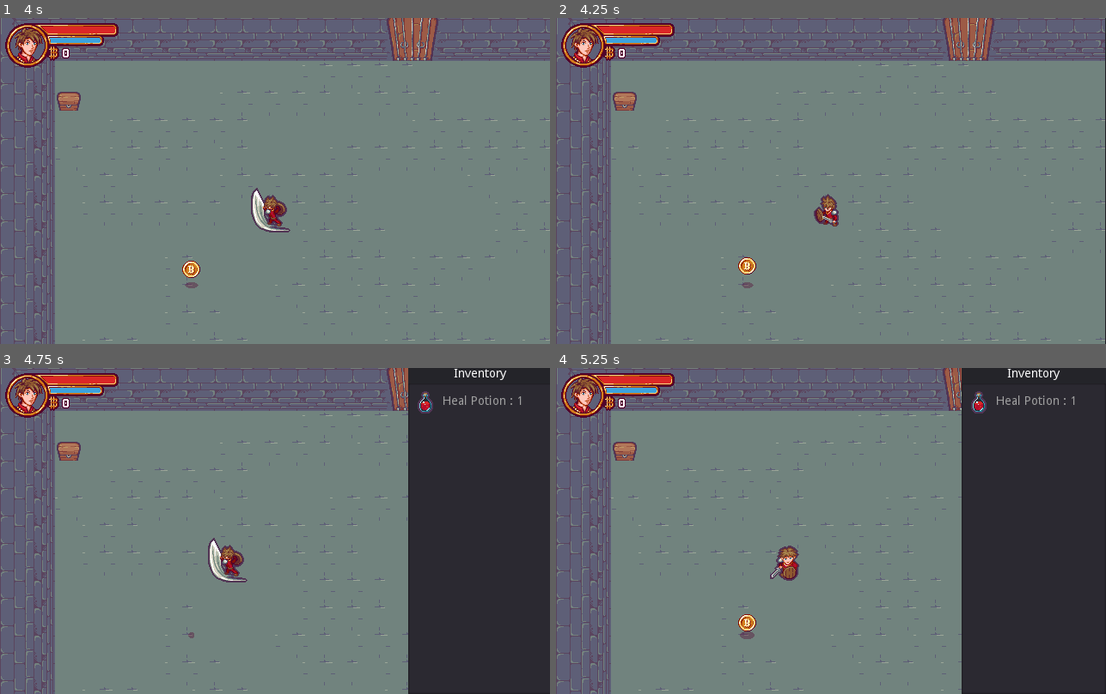
Above: before the commit, frames 1-4 (two rows, left to right).
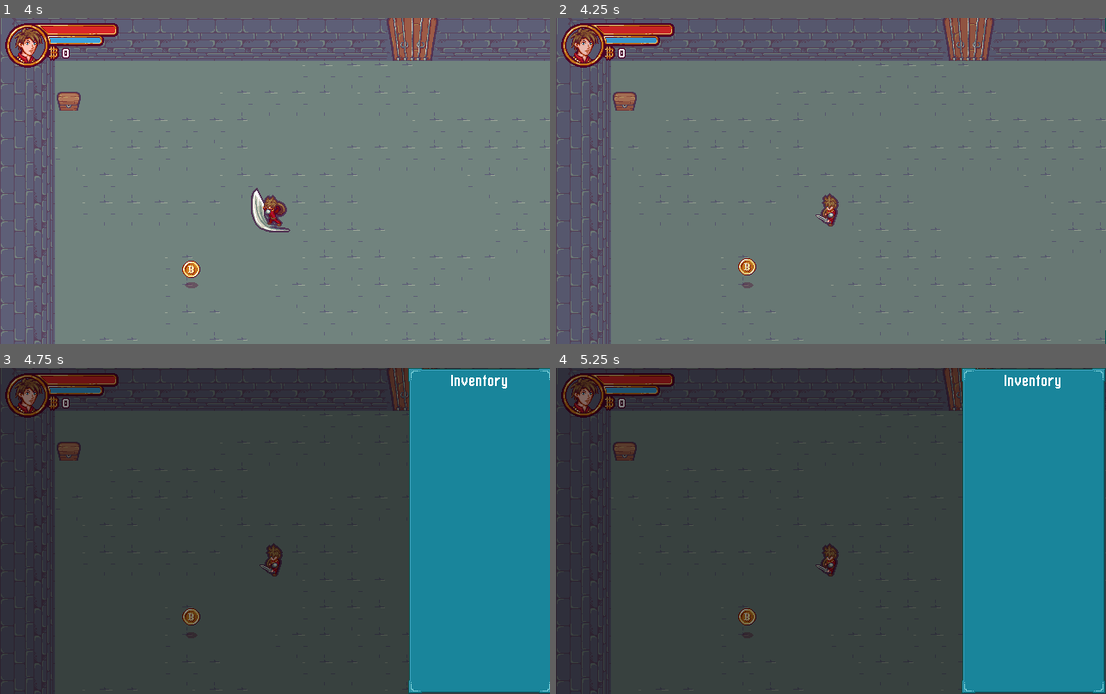
Above: after the commit, the same moments.

Repository: Franofarion/Godot-2D-ZeldIsaac-Tutorial
Game: Godot game, scene res://Scenes/Levels/Level.tscn
Same seed, same stepped clock (60 frames per second), same inputs: the game is played once before the commit and once after it.
Inputs:
- Up to frame 1 (4 s): tap Enter (ui_accept) at 0.5, 0.77, 1.52, 2.75, 3.02, 3.77 s; hold Right (ui_right) 0.53-1.28 s; hold Shift (block) 0.53-1.28 s; hold Down (ui_down) 1.28-2.03 s; tap Shift (block) at 1.35, 2.85 s; hold Right (ui_right) 2.03-2.78 s; hold Shift (block) 2.03-2.78 s; hold Up (ui_up) 2.78-3.53 s; hold Left (ui_left) from 3.53 s (still down); hold Shift (block) from 3.53 s (still down)
- Up to frame 2 (4.25 s): keep holding Left (ui_left); keep holding Shift (block); tap I (inventory) at 4.15 s
- Up to frame 3 (4.75 s): keep holding Left (ui_left); release Shift (block) at 4.28 s; tap Shift (block) at 4.35 s; tap Enter (ui_accept) at 4.52 s
- Up to frame 4 (5.25 s): release Left (ui_left) at 5.03 s; hold Down (ui_down) from 5.03 s (still down); hold Shift (block) from 5.03 s (still down)

Frame 1 is identical in both runs. In frame 2, 0.5% of the frame differs, in the area x 33-100%, y 0-100%; in frame 3, 100%, in the area x 0-100%, y 0-100%; in frame 4, 100%.

Commit message:
inventory 2/x, inventory theme and pause game

Diff:
--- a/Scenes/Levels/ItemFactory.gd
+++ b/Scenes/Levels/ItemFactory.gd
@@ -9,7 +9,6 @@
 
 
 func _spawn_item(item_data: ItemData, pos: Vector2) -> void:
-	print('_spawn_item : ' + item_data.item_name)
 	var item = item_scene.instance()
 
 	owner.add_child(item)
--- a/Scenes/Levels/Level.tscn
+++ b/Scenes/Levels/Level.tscn
@@ -9,7 +9,7 @@
 [ext_resource path="res://Scenes/UI/HUD/HUD_Mask.png" type="Texture" id=7]
 [ext_resource path="res://Scenes/UI/HUD/Portrait.png" type="Texture" id=8]
 [ext_resource path="res://Scenes/UI/HUD/HUD.png" type="Texture" id=9]
-[ext_resource path="res://Scenes/UI/Font/BabaMediumPixels.ttf" type="DynamicFontData" id=10]
+[ext_resource path="res://Themes/Font/BabaMediumPixels.ttf" type="DynamicFontData" id=10]
 [ext_resource path="res://Scenes/UI/HUD/HUD.gd" type="Script" id=11]
 [ext_resource path="res://Scenes/Levels/ItemFactory.gd" type="Script" id=12]
 [ext_resource path="res://Scenes/Actors/Enemy/Skeleton/Skeleton.tscn" type="PackedScene" id=13]
@@ -21,6 +21,9 @@
 [ext_resource path="res://Scenes/UI/Inventory/InventoryDataManager.gd" type="Script" id=19]
 [ext_resource path="res://Scenes/UI/Inventory/Inventory.gd" type="Script" id=20]
 [ext_resource path="res://Scenes/UI/Inventory/InventoryItemList.gd" type="Script" id=21]
+[ext_resource path="res://Themes/MainTheme.tres" type="Theme" id=22]
+[ext_resource path="res://Scenes/UI/BlackVeil.gd" type="Script" id=23]
+[ext_resource path="res://Resources/ItemData/MP_Potion.tres" type="Resource" id=24]
 
 [sub_resource type="ConvexPolygonShape2D" id=2]
 points = PoolVector2Array( 32, 32, 0, 32, 0, 0, 32, 0 )
@@ -513,8 +516,10 @@
 [node name="UI_Container" type="CanvasLayer" parent="."]
 
 [node name="UI" type="Control" parent="UI_Container"]
+pause_mode = 2
 anchor_right = 1.0
 anchor_bottom = 1.0
+theme = ExtResource( 22 )
 __meta__ = {
 "_edit_lock_": true,
 "_edit_use_anchors_": false
@@ -593,6 +598,18 @@
 "_edit_use_anchors_": false
 }
 
+[node name="BlackVeil" type="ColorRect" parent="UI_Container/UI"]
+light_mask = 0
+anchor_right = 1.0
+anchor_bottom = 1.0
+color = Color( 0, 0, 0, 0 )
+script = ExtResource( 23 )
+__meta__ = {
+"_edit_use_anchors_": false
+}
+
+[node name="Tween" type="Tween" parent="UI_Container/UI/BlackVeil"]
+
 [node name="Inventory" type="Control" parent="UI_Container/UI"]
 anchor_right = 1.0
 anchor_bottom = 1.0
@@ -624,22 +641,26 @@
 [node name="VBoxContainer" type="VBoxContainer" parent="UI_Container/UI/Inventory/Panel"]
 anchor_right = 1.0
 anchor_bottom = 1.0
+margin_left = 8.0
+margin_top = 8.0
+margin_right = -8.0
+margin_bottom = -8.0
 __meta__ = {
 "_edit_lock_": true,
 "_edit_use_anchors_": false
 }
 
 [node name="Label" type="Label" parent="UI_Container/UI/Inventory/Panel/VBoxContainer"]
-margin_right = 168.0
-margin_bottom = 14.0
+margin_right = 152.0
+margin_bottom = 16.0
 text = "Inventory"
 align = 1
 valign = 1
 
 [node name="ItemList" type="ItemList" parent="UI_Container/UI/Inventory/Panel/VBoxContainer"]
-margin_top = 18.0
-margin_right = 168.0
-margin_bottom = 380.0
+margin_top = 20.0
+margin_right = 152.0
+margin_bottom = 364.0
 size_flags_vertical = 3
 script = ExtResource( 21 )
 
@@ -656,8 +677,14 @@
 position = Vector2( 480, 32 )
 
 [node name="Item" parent="." instance=ExtResource( 17 )]
-position = Vector2( 816, 323 )
+position = Vector2( 912, 212 )
 item_data = ExtResource( 18 )
 
+[node name="Item2" parent="." instance=ExtResource( 17 )]
+position = Vector2( 880, 380 )
+item_data = ExtResource( 24 )
+
+[connection signal="hidden_changed" from="UI_Container/UI/Inventory" to="UI_Container/UI/Inventory/Panel/VBoxContainer/ItemList" method="_on_Inventory_hidden_changed"]
+[connection signal="hidden_changed" from="UI_Container/UI/Inventory" to="UI_Container/UI/BlackVeil" method="_on_Inventory_hidden_changed"]
 [connection signal="item_added" from="UI_Container/UI/Inventory/InventoryDataManager" to="UI_Container/UI/Inventory/Panel/VBoxContainer/ItemList" method="_on_InventoryDataManager_item_added"]
 [connection signal="item_removed" from="UI_Container/UI/Inventory/InventoryDataManager" to="UI_Container/UI/Inventory/Panel/VBoxContainer/ItemList" method="_on_InventoryDataManager_item_removed"]
--- /dev/null
+++ b/Scenes/UI/BlackVeil.gd
@@ -0,0 +1,12 @@
+extends ColorRect
+
+onready var tween = $Tween
+
+func fade(fade_in: bool) -> void:
+  var to = 0.5 if fade_in else 0.0
+  tween.interpolate_property(self, "color:a", color.a, to, 0.5)
+  tween.start()
+
+
+func _on_Inventory_hidden_changed(hidden: bool) -> void:
+	fade(!hidden)
--- a/Scenes/UI/Inventory/Inventory.gd
+++ b/Scenes/UI/Inventory/Inventory.gd
@@ -1,6 +1,7 @@
 extends Control
 class_name Inventory
 
+onready var item_list = $Panel/VBoxContainer/ItemList
 onready var tween = $Tween
 onready var panel = $Panel
 onready var hidden_position = rect_position
@@ -39,7 +40,18 @@
   if Input.is_action_just_pressed("inventory"):
     set_hidden(!hidden)
 
+  if hidden:
+      return
+
+  if Input.is_action_just_pressed("ui_up"):
+    item_list.navigate_up()
+
+  if Input.is_action_just_pressed("ui_down"):
+    item_list.navigate_down()
+
+
 ### SIGNAL RESPONSES ###
 
 func _on_hidden_changed(_value: bool) -> void:
   _animation(!hidden)
+  get_tree().paused = !hidden
--- a/Scenes/UI/Inventory/InventoryItemList.gd
+++ b/Scenes/UI/Inventory/InventoryItemList.gd
@@ -1,5 +1,42 @@
 extends ItemList
 class_name InventoryItemList
+
+var selected_item_id := -1 setget set_selected_item_id, get_selected_item_id
+
+signal selected_item_id_changed(id)
+
+### ACCESSORS ###
+func set_selected_item_id(value: int) -> void:
+	if value == -1:
+		selected_item_id = value
+	else:
+		selected_item_id = wrapi(value, 0, get_item_count())
+
+	emit_signal("selected_item_id_changed", selected_item_id)
+func get_selected_item_id() -> int: return selected_item_id
+
+
+### BUILT-IN ###
+func _ready() -> void:
+	var __ = connect("selected_item_id_changed", self, "_on_selected_item_id_changed")
+
+
+### LOGIC ###
+
+func navigate_up() -> void:
+	set_selected_item_id(wrapi(selected_item_id - 1, 0, get_item_count()))
+
+
+func navigate_down() -> void:
+	set_selected_item_id(selected_item_id + 1)
+
+
+func _update_selected_item() -> void:
+	if selected_item_id == -1:
+		unselect_all()
+	else:
+		select(selected_item_id)
+
 
 func _update_item_display(item_amount: ItemAmount) -> void:
 	var item_id = _find_item_in_list(item_amount)
@@ -15,15 +52,31 @@
 		else:
 			set_item_text(item_id, item_text)
 
+
 func _find_item_in_list(item_amount: ItemAmount) -> int:
 	for i in range(get_item_count()):
 		if item_amount == get_item_metadata(i):
 			return i
 	return -1
 
+
+### SIGNAL RESPONSES ###
+
 func _on_InventoryDataManager_item_added(item_amount: ItemAmount):
 	print('1')
 	_update_item_display(item_amount)
 
+
 func _on_InventoryDataManager_item_removed(item_amount: ItemAmount):
 	pass # Replace with function body.
+
+
+func _on_selected_item_id_changed(_id: int) -> void:
+	_update_selected_item()
+
+
+func _on_Inventory_hidden_changed(hidden: bool):
+	if !hidden:
+		set_selected_item_id(0)
+	else:
+		set_selected_item_id(-1)
--- /dev/null
+++ b/Themes/MainTheme.tres
@@ -0,0 +1,37 @@
+[gd_resource type="Theme" load_steps=10 format=2]
+
+[ext_resource path="res://Themes/Sprites/UI_Window.png" type="Texture" id=1]
+[ext_resource path="res://Themes/Font/BabaMediumPixels.ttf" type="DynamicFontData" id=2]
+[ext_resource path="res://Themes/Tileboxes/Selection.tres" type="StyleBox" id=3]
+[ext_resource path="res://Themes/Font/BabaSmallPixel.ttf" type="DynamicFontData" id=4]
+
+[sub_resource type="DynamicFont" id=5]
+size = 8
+font_data = ExtResource( 4 )
+
+[sub_resource type="StyleBoxEmpty" id=3]
+
+[sub_resource type="StyleBoxEmpty" id=4]
+
+[sub_resource type="StyleBoxTexture" id=1]
+texture = ExtResource( 1 )
+region_rect = Rect2( 0, 0, 48, 48 )
+margin_left = 16.0
+margin_right = 16.0
+margin_top = 16.0
+margin_bottom = 16.0
+axis_stretch_horizontal = 2
+axis_stretch_vertical = 2
+
+[sub_resource type="DynamicFont" id=2]
+font_data = ExtResource( 2 )
+
+[resource]
+default_font = SubResource( 2 )
+ItemList/colors/font_color = Color( 1, 1, 1, 1 )
+ItemList/fonts/font = SubResource( 5 )
+ItemList/styles/bg = SubResource( 3 )
+ItemList/styles/bg_focus = SubResource( 4 )
+ItemList/styles/selected = ExtResource( 3 )
+ItemList/styles/selected_focus = ExtResource( 3 )
+Panel/styles/panel = SubResource( 1 )
--- /dev/null
+++ b/Themes/Tileboxes/Selection.tres
@@ -0,0 +1,14 @@
+[gd_resource type="StyleBoxTexture" load_steps=2 format=2]
+
+[ext_resource path="res://Themes/Sprites/UI_Selection.png" type="Texture" id=1]
+
+[resource]
+texture = ExtResource( 1 )
+region_rect = Rect2( 0, 0, 24, 24 )
+margin_left = 8.0
+margin_right = 8.0
+margin_top = 8.0
+margin_bottom = 8.0
+axis_stretch_horizontal = 2
+axis_stretch_vertical = 2
+modulate_color = Color( 1, 1, 1, 0.658824 )
Not shown: 1 places in Scenes/Levels/Level.tscn that only renumber resources
Renamed: Scenes/UI/Font/BabaMediumPixels.ttf -> Themes/Font/BabaMediumPixels.ttf
Binary file added: Themes/Font/BabaSmallPixel.ttf
Binary file added: Themes/Sprites/UI_Selection.png
Not shown, added: Themes/Sprites/UI_Selection.png.import
Binary file added: Themes/Sprites/UI_Window.png
Not shown, added: Themes/Sprites/UI_Window.png.import
